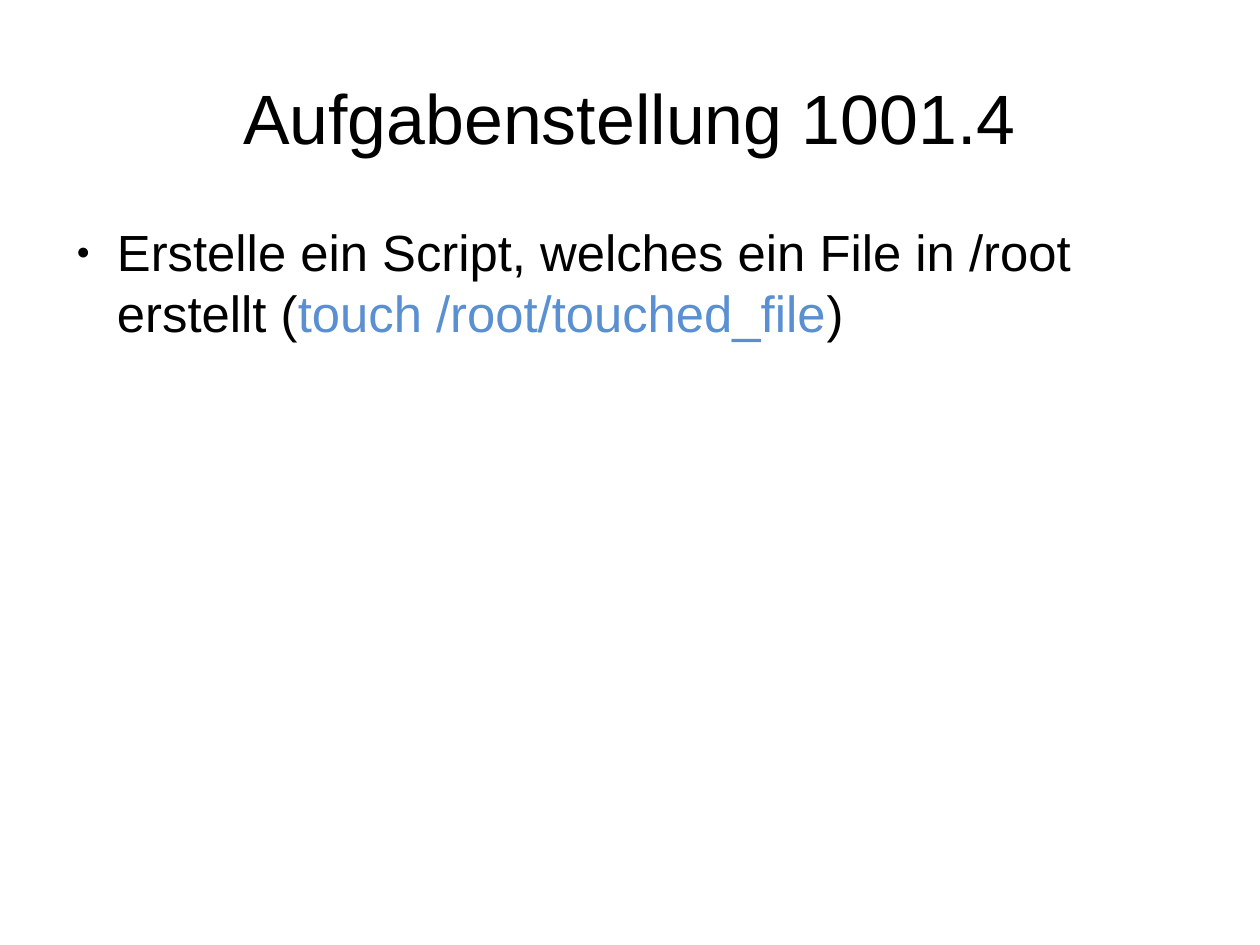
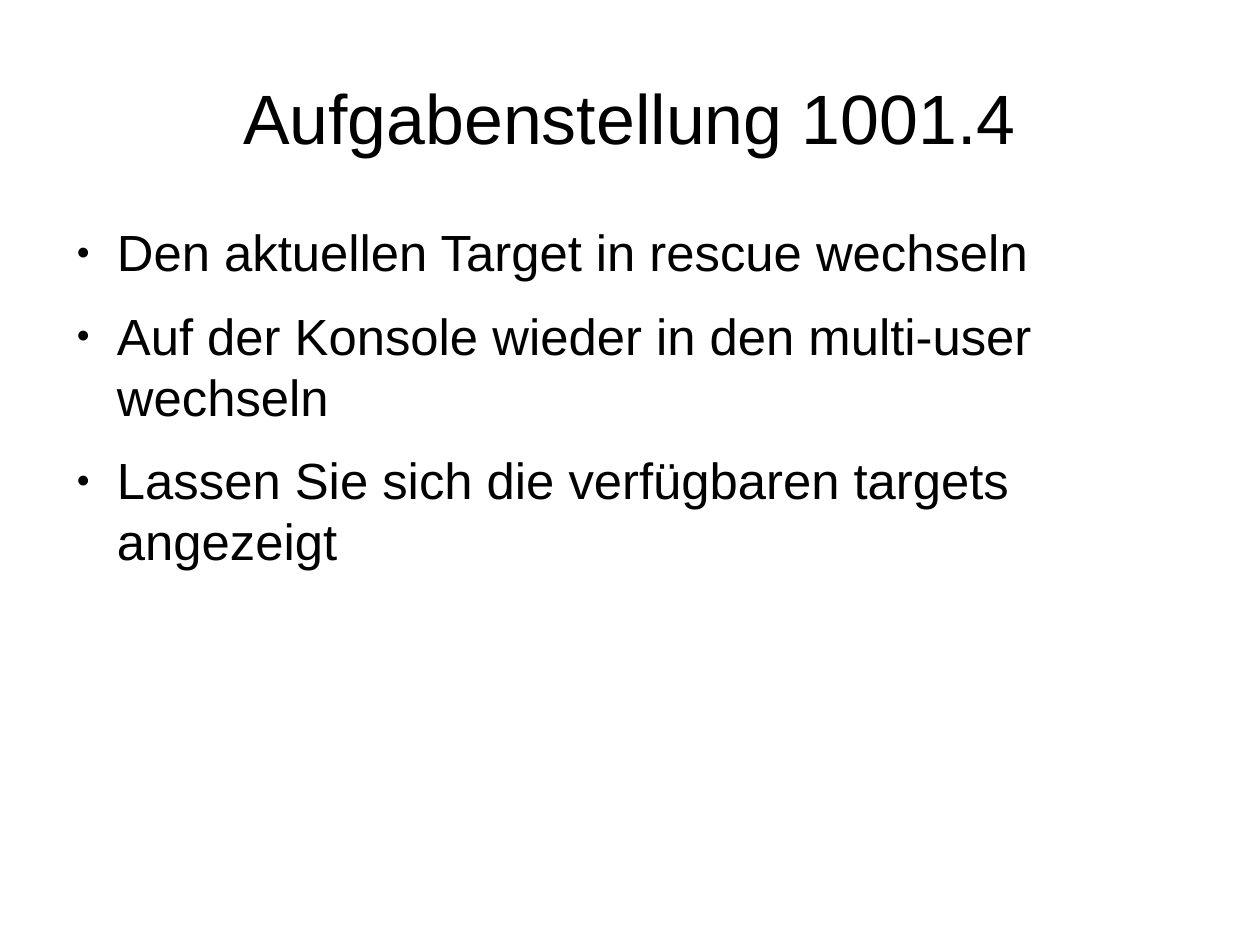
Before and after one commit to adfinis/adsy-trainings, a slide deck: slide 5 of SSA_SUSE-System-Administration/1001_systemd/modul_systemd_1001_03_handson.odp. Drawn at 1260x945 pixels with LibreOffice and Linux fonts; fonts in the diff are those of the drawing. Boxes give left, top, right and bottom in pixels: in the first picture for what was removed or moved away, otherwise in the second. Text is boxed around its words. In the diff, an @@ line names an element or a change of style, - is before the commit and + after.

```diff
--- a/SSA_SUSE-System-Administration/1001_systemd/modul_systemd_1001_03_handson.odp
+++ b/SSA_SUSE-System-Administration/1001_systemd/modul_systemd_1001_03_handson.odp
@@ text at (117, 234, 1031, 571): text changed @@
-● Erstelle ein Script, welches ein File in /root erstellt (touch /root/touched_file)
+● Den aktuellen Target in rescue wechseln
+● Auf der Konsole wieder in den multi-user wechseln
+● Lassen Sie sich die verfügbaren targets angezeigt
```
Also in this commit, not shown: 3 other files.
